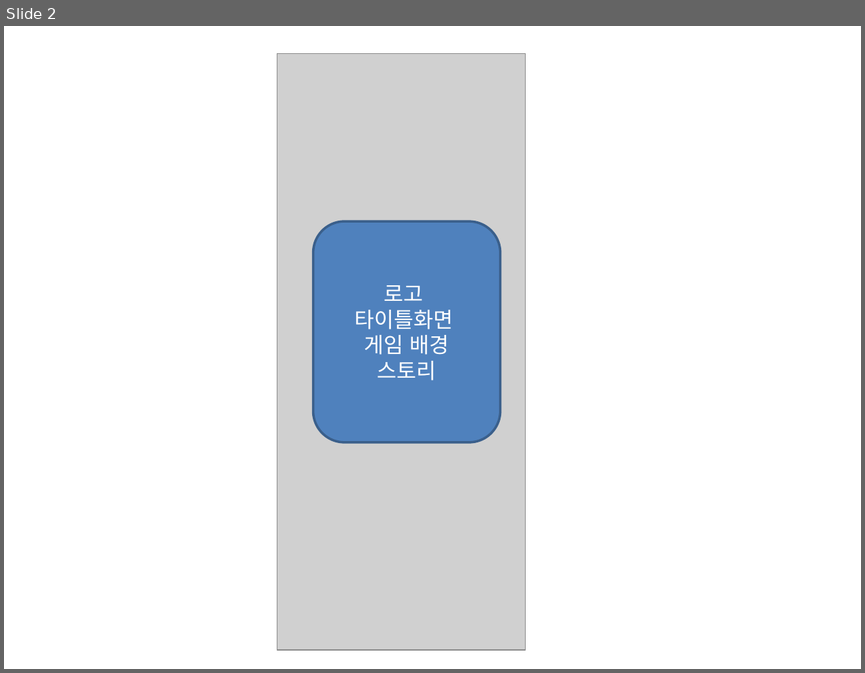
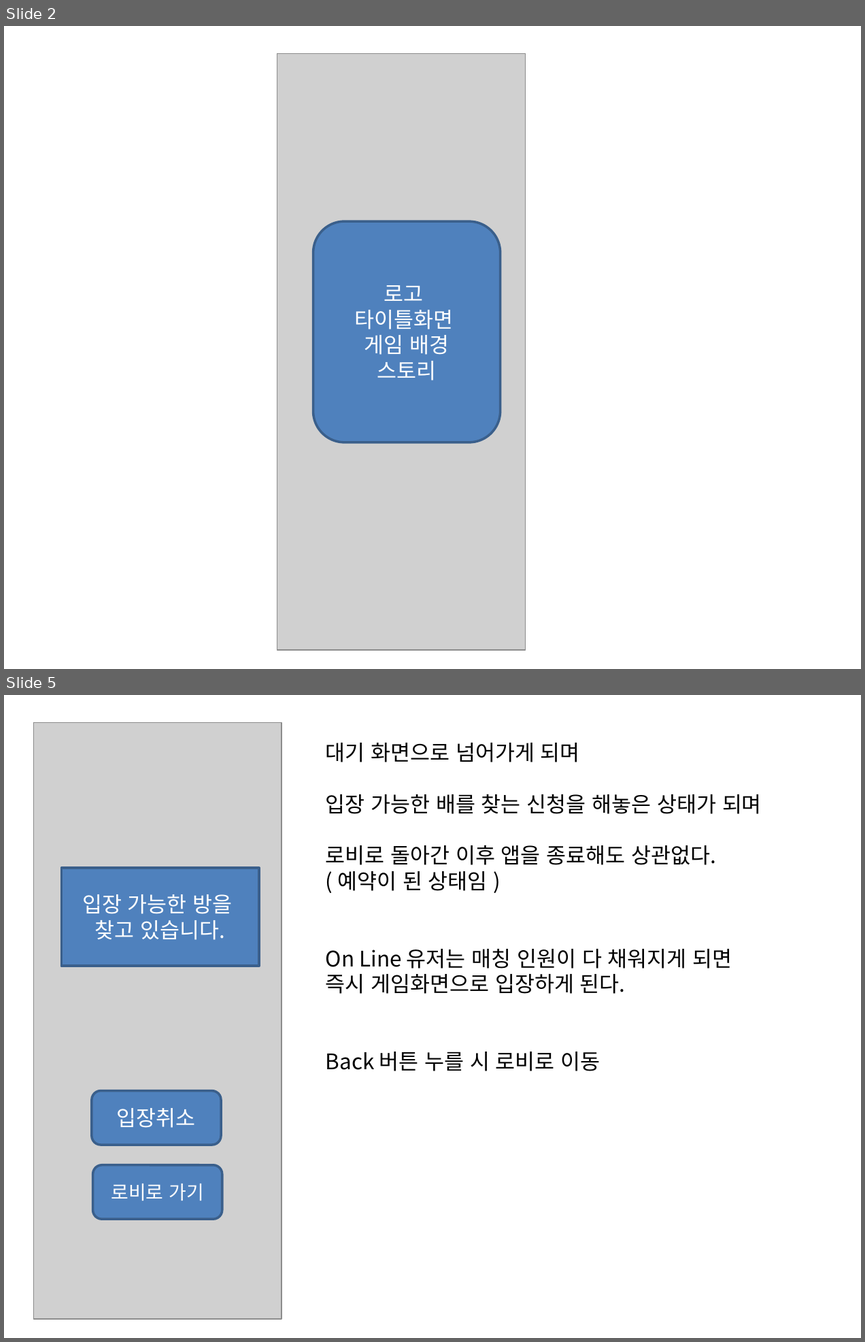
Before and after one commit to Pacman18/Plan, a slide deck: Take게임플로우.pptx. Shown one above the other, each under a label of ours: slide 2 before the commit, slides 2 and 5 after it; the slides between them are not shown. The pictures are 865x673 and 865x1342 pixels, drawn with LibreOffice and Linux fonts; fonts in the diff are those of the drawing; grey boxes stand for pictures. Boxes give left, top, right and bottom in pixels: in the first picture for what was removed or moved away, otherwise in the second. Text is boxed around its words. In the diff, an @@ line names an element or a change of style, - is before the commit and + after.

```diff
--- a/Take게임플로우.pptx
+++ b/Take게임플로우.pptx
@@ slide 5 added at box(4, 695, 861, 1338), background #FFFFFF @@
@@ picture added at box(33, 722, 281, 1319) @@
@@ text added at box(326, 743, 762, 1071), 18 pt, text #000000 @@
+대기 화면으로 넘어가게 되며
+입장 가능한 배를 찾는 신청을 해놓은 상태가 되며
+로비로 돌아간 이후 앱을 종료해도 상관없다.
+( 예약이 된 상태임 )
+On Line 유저는 매칭 인원이 다 채워지게 되면
+즉시 게임화면으로 입장하게 된다.
+Back 버튼 누를 시 로비로 이동
@@ rectangle added at box(61, 868, 259, 966), fill #4F81BD, outline #3A5F8C 2 pt, 18 pt, text #FFFFFF @@
+입장 가능한 방을
+찾고 있습니다.
@@ rounded rectangle added at box(92, 1091, 221, 1145), fill #4F81BD, outline #3A5F8C 2 pt, 18 pt, text #FFFFFF @@
+입장취소
@@ rounded rectangle added at box(93, 1164, 222, 1219), fill #4F81BD, outline #3A5F8C 2 pt, 16 pt, text #FFFFFF @@
+로비로 가기
```
Also in this commit, not shown: 12 slides changed, 6 other slides added.
